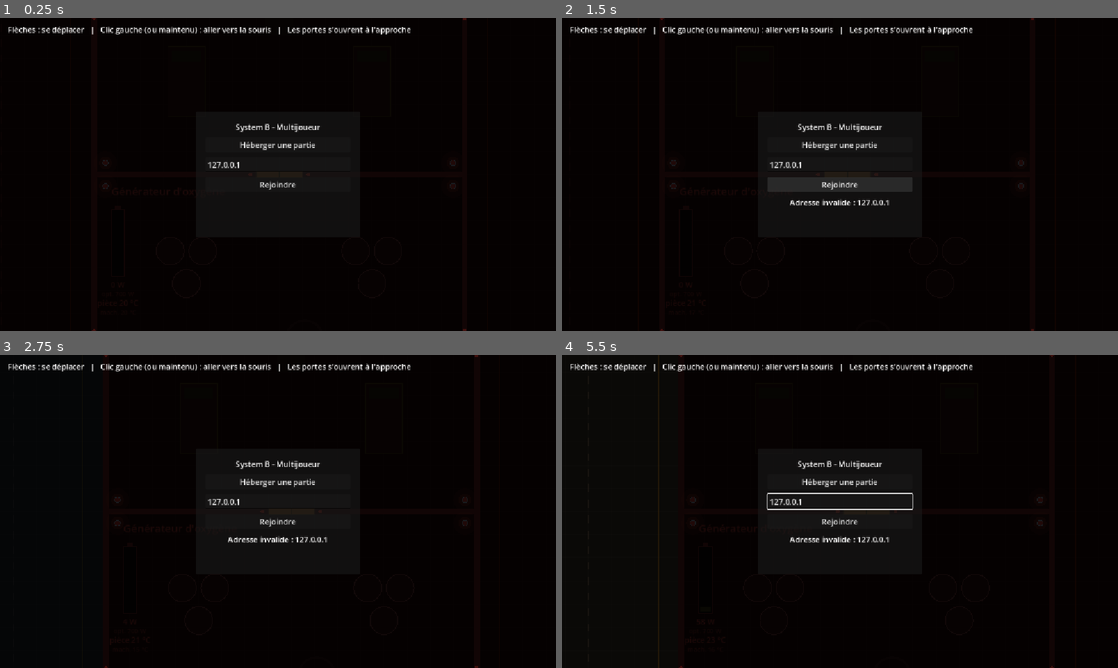
Above: before the commit, frames 1-4 (two rows, left to right).
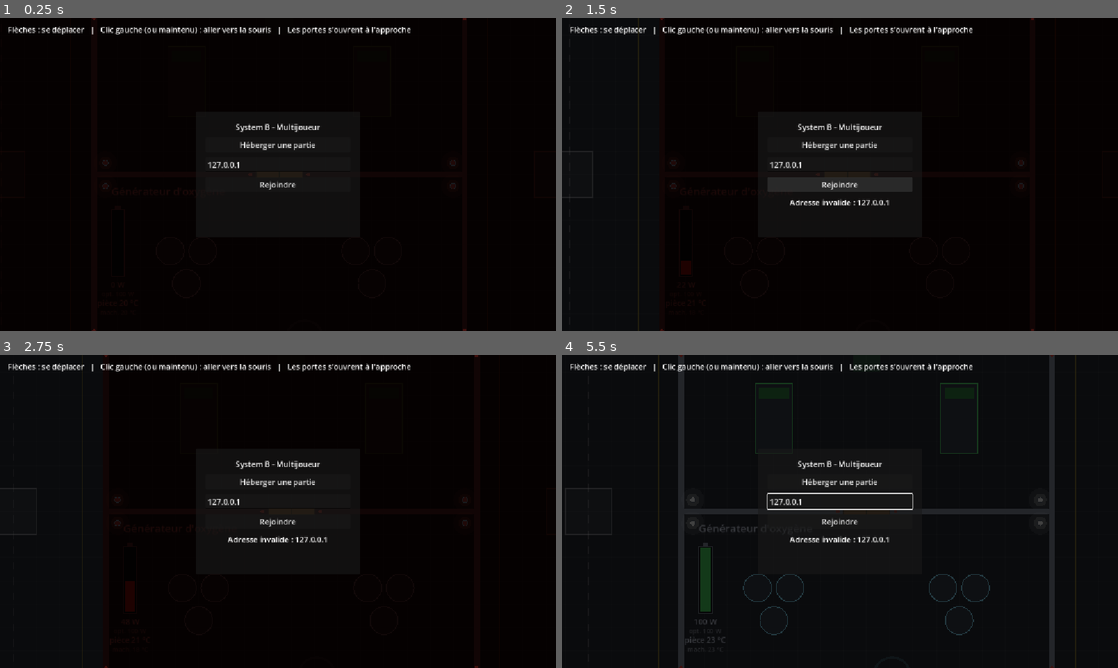
Above: after the commit, the same moments.

Repository: Astropong/System_B
Game: Godot game, scene res://main.tscn
Two runs of this game, one before a commit and one after it. Both use one fixed random seed, a clock stepped at 60 frames per second and the inputs below.
Inputs (mouse positions are in pixels of both pictures, inside the frame that each line leads up to):
- Up to frame 1 (0.25 s): no input
- Up to frame 2 (1.5 s): click "Héberger une partie" at 0.5 s; click "Rejoindre" at 1.25 s
- Up to frame 3 (2.75 s): move the mouse to (400, 495) at 2.02 s; hold Right (ui_right) from 2.03 s (still down); click (400, 495) at 2.17 s
- Up to frame 4 (5.5 s): move the mouse to (728, 527) at 2.77 s; release Right (ui_right) at 2.78 s; hold Down (ui_down) 2.78-3.53 s; click (728, 527) at 2.92 s; move the mouse to (895, 442) at 3.52 s; hold Right (ui_right) 3.53-4.28 s; click (895, 442) at 3.67 s; move the mouse to (812, 574) at 4.27 s; hold Up (ui_up) 4.28-5.03 s; click (812, 574) at 4.42 s; move the mouse to (1006, 558) at 5.02 s; hold Left (ui_left) from 5.03 s (still down); hold Space (interact, bound only after the commit) from 5.03 s (still down); click (1006, 558) at 5.17 s

The runs differ from the first frame. In frame 2, 0.4% of the frame differs, in the area x 0-24%, y 0-100%; in frame 3, 0.2%; in frame 4, 5.0%, in the area x 0-93%, y 0-100%.

Commit message:
Fenêtre de module, état aléatoire synchronisé et puissances à 100 W
- Zone d'interaction de 2 × 2 cases au centre de chaque module : Espace ou
  clic droit ouvre (et ferme) une fenêtre avec les éléments propres au module
  (bouton d'exemple pour l'instant) et ses statistiques : état, consommation,
  températures de la machine et de la pièce. Personnage immobile pendant ce temps.
- TEST : l'hôte tire au hasard l'état de chaque module à la création de la
  partie et le synchronise (Ship.send_module_states, aussi envoyé au joueur
  qui arrive).
- Consommation optimale de 100 W pour tous les modules, 10 W pour les
  couloirs ; la recharge est plafonnée à l'optimum.

Co-Authored-By: Claude Opus 5.5 <noreply@anthropic.com>

Diff:
--- a/core/network.gd
+++ b/core/network.gd
@@ -76,6 +76,7 @@
 	multiplayer.multiplayer_peer = peer
 	multiplayer.peer_connected.connect(_on_peer_connected)
 	multiplayer.peer_disconnected.connect(_on_peer_disconnected)
+	_ship.randomize_module_states()  # TEST : états aléatoires
 	return true
 
 
@@ -119,9 +120,10 @@
 func _on_peer_connected(peer_id: int) -> void:
 	print("Joueur %d connecté." % peer_id)
 	_spawn_player(peer_id)
-	# État courant envoyé au nouveau venu : vaisseau, portes et personnages
-	# (ceux-ci ne sont transmis qu'à chaque changement d'ordre).
+	# État courant envoyé au nouveau venu : vaisseau, état des modules, portes
+	# et personnages (ceux-ci ne sont transmis qu'à chaque changement d'ordre).
 	_ship.send_motion_to(peer_id)
+	_ship.send_module_states(peer_id)
 	_ship.send_door_states(peer_id)
 	for player in _crew.get_children():
 		if player is Player and player.name != str(peer_id):
--- a/main.tscn
+++ b/main.tscn
@@ -16,6 +16,7 @@
 [ext_resource type="Script" path="res://ship/modules/module_construction.gd" id="14_construction"]
 [ext_resource type="Script" path="res://ship/modules/module_tourelles.gd" id="15_tourelles"]
 [ext_resource type="Script" path="res://ship/modules/module_radar.gd" id="16_radar"]
+[ext_resource type="Script" path="res://ui/module_window.gd" id="17_module_window"]
 
 [node name="Main" type="Node2D" unique_id=1339899747]
 
@@ -103,6 +104,17 @@
 offset_top = 12.0
 text = "Flèches : se déplacer   |   Clic gauche (ou maintenu) : aller vers la souris   |   Les portes s'ouvrent à l'approche"
 
+[node name="ModuleWindow" type="Control" parent="HUD" node_paths=PackedStringArray("ship") unique_id=1765340921]
+layout_mode = 3
+anchors_preset = 15
+anchor_right = 1.0
+anchor_bottom = 1.0
+grow_horizontal = 2
+grow_vertical = 2
+mouse_filter = 2
+script = ExtResource("17_module_window")
+ship = NodePath("../../Ship")
+
 [node name="Menu" type="PanelContainer" parent="HUD" unique_id=90238282]
 unique_name_in_owner = true
 anchors_preset = 8
--- a/player/player.gd
+++ b/player/player.gd
@@ -90,6 +90,12 @@
 
 
 func _read_input() -> void:
+	# Fenêtre de module ouverte : le personnage reste immobile.
+	if ModuleWindow.is_open:
+		input_dir = Vector2.ZERO
+		has_target = false
+		return
+
 	# Souris : tant que le bouton gauche est enfoncé, la cible suit le curseur.
 	if Input.is_mouse_button_pressed(MOUSE_BUTTON_LEFT):
 		target = _global_to_parent(get_global_mouse_position())
--- a/project.godot
+++ b/project.godot
@@ -20,6 +20,15 @@
 window/stretch/mode="canvas_items"
 window/stretch/aspect="expand"
 
+[input]
+
+interact={
+"deadzone": 0.2,
+"events": [Object(InputEventKey,"resource_local_to_scene":false,"resource_name":"","device":-1,"window_id":0,"alt_pressed":false,"shift_pressed":false,"ctrl_pressed":false,"meta_pressed":false,"pressed":false,"keycode":0,"physical_keycode":32,"key_label":0,"unicode":32,"location":0,"echo":false,"script":null)
+, Object(InputEventMouseButton,"resource_local_to_scene":false,"resource_name":"","device":-1,"window_id":0,"alt_pressed":false,"shift_pressed":false,"ctrl_pressed":false,"meta_pressed":false,"button_mask":0,"position":Vector2(0, 0),"global_position":Vector2(0, 0),"factor":1.0,"button_index":2,"canceled":false,"pressed":false,"double_click":false,"script":null)
+]
+}
+
 [physics]
 
 3d/physics_engine="Jolt Physics"
--- a/ship/modules/module.gd
+++ b/ship/modules/module.gd
@@ -66,7 +66,7 @@
 const BATTERY_SIZE := Vector2(28, 140)
 const BATTERY_EMPTY_COLOR := Color(0.08, 0.09, 0.1)
 const BATTERY_OK_COLOR := Color(0.3, 0.9, 0.4)
-const BATTERY_OVERLOAD_COLOR := Color(0.95, 0.25, 0.2)
+const BATTERY_LOW_COLOR := Color(0.95, 0.25, 0.2)
 
 ## Éclairage de la salle selon l'alimentation (voir _update_lighting).
 const LIGHT_LOW_COLOR := Color(1.0, 0.3, 0.25)        # sous le minimum : rouge
@@ -84,6 +84,12 @@
 const LAMP_INSET := 24.0
 const LAMP_RADIUS := 6.0
 
+## Zone d'interaction (voir get_interaction_rect) : taille en cases et couleur.
+const INTERACTION_SIZE := Vector2(2, 2)
+const INTERACTION_COLOR := Color(1, 1, 1, 0.35)
+## Au-dessus de cet état, le module est intact ; sinon il est cassé.
+const BROKEN_THRESHOLD := 0.5
+
 ## Aménagement des salles (voir _draw_details) : meubles en aplat sombre
 ## cerclés de la couleur du type, emblème au sol en transparence.
 const FURNITURE_COLOR := Color(0.23, 0.25, 0.3)
@@ -177,6 +183,33 @@
 
 
 # --- Méthodes communes -------------------------------------------------------
+
+## Vrai si l'état du module dépasse BROKEN_THRESHOLD.
+func is_intact() -> bool:
+	return state > BROKEN_THRESHOLD
+
+
+## Zone d'interaction (px, coordonnées locales) : un joueur qui s'y trouve
+## peut ouvrir la fenêtre du module (voir ModuleWindow). Pour l'instant
+## INTERACTION_SIZE cases au centre de la salle.
+func get_interaction_rect() -> Rect2:
+	var size := INTERACTION_SIZE * CELL_SIZE
+	return Rect2((get_pixel_size() - size) / 2.0, size)
+
+
+## Remplit le centre de la fenêtre du module avec les éléments propres au
+## type. Par défaut : un bouton d'exemple. Une classe fille peut la redéfinir.
+## Les boutons ne doivent pas prendre le focus (Espace ferme la fenêtre).
+func build_interface(container: Container) -> void:
+	var button := Button.new()
+	button.text = "Bouton d'exemple : %s" % get_type_name()
+	button.focus_mode = Control.FOCUS_NONE
+	var presses := [0]
+	button.pressed.connect(func() -> void:
+		presses[0] += 1
+		button.text = "Bouton d'exemple : %s (%d)" % [get_type_name(), presses[0]])
+	container.add_child(button)
+
 
 func get_type_name() -> String:
 	return TYPE_NAMES[get_type_id()]
@@ -368,6 +401,11 @@
 	# Aménagement propre au type de module, à l'échelle réelle.
 	_draw_details(rect)
 
+	# Zone d'interaction.
+	var zone := get_interaction_rect()
+	draw_rect(zone, Color(INTERACTION_COLOR, 0.08))
+	draw_rect(zone, INTERACTION_COLOR, false, 2.0)
+
 	# Murs (avec les ouvertures des portes).
 	for line in get_wall_lines():
 		draw_line(line[0], line[1], WALL_COLOR, WALL_THICKNESS)
@@ -381,9 +419,8 @@
 		_draw_battery()
 
 
-## Jauge verticale de l'alimentation : pleine et verte à l'alimentation
-## optimale, elle vire progressivement au rouge au-delà, jusqu'au plafond
-## de recharge (PowerRules.MAX_CHARGE_RATIO).
+## Jauge verticale de l'alimentation : pleine à l'alimentation optimale (le
+## plafond de recharge), rouge sous l'alimentation minimale, verte au-dessus.
 func _draw_battery() -> void:
 	var rect := Rect2(BATTERY_POSITION, BATTERY_SIZE)
 	var ratio := get_power_ratio()
@@ -397,8 +434,7 @@
 	if fill > 0.0:
 		var inner_height := rect.size.y - 6.0
 		var h := inner_height * fill
-		var overload := clampf((ratio - 1.0) / (PowerRules.MAX_CHARGE_RATIO - 1.0), 0.0, 1.0)
-		var color := BATTERY_OK_COLOR.lerp(BATTERY_OVERLOAD_COLOR, overload)
+		var color := BATTERY_OK_COLOR if power_supplied >= get_min_power() else BATTERY_LOW_COLOR
 		draw_rect(Rect2(rect.position.x + 3, rect.end.y - 3 - h, rect.size.x - 6, h), color)
 
 	draw_rect(rect, WALL_COLOR, false, 2.0)
--- a/ship/modules/module_construction.gd
+++ b/ship/modules/module_construction.gd
@@ -11,7 +11,7 @@
 
 
 func get_ideal_power() -> float:
-	return 900.0
+	return 100.0
 
 
 func get_possible_failures() -> Array[StringName]:
--- a/ship/modules/module_couloir.gd
+++ b/ship/modules/module_couloir.gd
@@ -21,7 +21,7 @@
 
 
 func get_ideal_power() -> float:
-	return 100.0
+	return 10.0
 
 
 func get_size() -> Vector2i:
--- a/ship/modules/module_generateur.gd
+++ b/ship/modules/module_generateur.gd
@@ -11,7 +11,7 @@
 
 
 func get_ideal_power() -> float:
-	return 300.0
+	return 100.0
 
 
 func get_possible_failures() -> Array[StringName]:
--- a/ship/modules/module_infirmerie.gd
+++ b/ship/modules/module_infirmerie.gd
@@ -11,7 +11,7 @@
 
 
 func get_ideal_power() -> float:
-	return 600.0
+	return 100.0
 
 
 func get_possible_failures() -> Array[StringName]:
--- a/ship/modules/module_laboratoire.gd
+++ b/ship/modules/module_laboratoire.gd
@@ -11,7 +11,7 @@
 
 
 func get_ideal_power() -> float:
-	return 600.0
+	return 100.0
 
 
 func get_possible_failures() -> Array[StringName]:
--- a/ship/modules/module_maintenance.gd
+++ b/ship/modules/module_maintenance.gd
@@ -11,7 +11,7 @@
 
 
 func get_ideal_power() -> float:
-	return 300.0
+	return 100.0
 
 
 func get_possible_failures() -> Array[StringName]:
--- a/ship/modules/module_oxygene.gd
+++ b/ship/modules/module_oxygene.gd
@@ -11,7 +11,7 @@
 
 
 func get_ideal_power() -> float:
-	return 700.0
+	return 100.0
 
 
 func get_possible_failures() -> Array[StringName]:
--- a/ship/modules/module_pilotage.gd
+++ b/ship/modules/module_pilotage.gd
@@ -11,7 +11,7 @@
 
 
 func get_ideal_power() -> float:
-	return 800.0
+	return 100.0
 
 
 func get_possible_failures() -> Array[StringName]:
--- a/ship/modules/module_radar.gd
+++ b/ship/modules/module_radar.gd
@@ -11,7 +11,7 @@
 
 
 func get_ideal_power() -> float:
-	return 1200.0
+	return 100.0
 
 
 func get_possible_failures() -> Array[StringName]:
--- a/ship/modules/module_reacteur.gd
+++ b/ship/modules/module_reacteur.gd
@@ -11,7 +11,7 @@
 
 
 func get_ideal_power() -> float:
-	return 1500.0
+	return 100.0
 
 
 func get_possible_failures() -> Array[StringName]:
--- a/ship/modules/module_telecommunication.gd
+++ b/ship/modules/module_telecommunication.gd
@@ -11,7 +11,7 @@
 
 
 func get_ideal_power() -> float:
-	return 500.0
+	return 100.0
 
 
 func get_possible_failures() -> Array[StringName]:
--- a/ship/modules/module_tourelles.gd
+++ b/ship/modules/module_tourelles.gd
@@ -11,7 +11,7 @@
 
 
 func get_ideal_power() -> float:
-	return 1000.0
+	return 100.0
 
 
 func get_possible_failures() -> Array[StringName]:
--- a/ship/rules/power_rules.gd
+++ b/ship/rules/power_rules.gd
@@ -7,8 +7,8 @@
 ##
 ## Règles actuelles :
 ## 1. Le générateur est toujours alimenté de manière optimale.
-## 2. Tout autre module se recharge de CHARGE_SPEED W/s, jusqu'à
-##    MAX_CHARGE_RATIO × son alimentation optimale, dès qu'un module adjacent
+## 2. Tout autre module se recharge de CHARGE_SPEED W/s, jusqu'à son
+##    alimentation optimale (jamais au-delà), dès qu'un module adjacent
 ##    (relié par une porte, voir Module.neighbors) a atteint sa propre
 ##    alimentation minimale de fonctionnement (Module.get_min_power()).
 
@@ -16,8 +16,6 @@
 const UPDATE_RATE := 10.0
 ## Vitesse de recharge d'un module (W par seconde).
 const CHARGE_SPEED := 20.0
-## Plafond de recharge, en proportion de l'alimentation optimale (120 %).
-const MAX_CHARGE_RATIO := 1.2
 
 
 ## Applique les règles pour un pas de temps [param delta] (en secondes).
@@ -43,6 +41,6 @@
 		for n in m.neighbors:
 			if supplying.get(n, false):
 				has_powered_neighbor = true
-		var cap := m.get_ideal_power() * MAX_CHARGE_RATIO
+		var cap := m.get_ideal_power()
 		if has_powered_neighbor and m.power_supplied < cap:
 			m.power_supplied = minf(m.power_supplied + CHARGE_SPEED * delta, cap)
--- a/ship/ship.gd
+++ b/ship/ship.gd
@@ -129,6 +129,36 @@
 		modules[i].room_temperature = room_temperatures[i]
 	for i in mini(machine_temperatures.size(), modules.size()):
 		modules[i].machine_temperature = machine_temperatures[i]
+
+
+## TEST : tire au hasard l'état de chaque module (hôte, à la création de la
+## partie). Les joueurs qui arrivent le reçoivent par send_module_states.
+func randomize_module_states() -> void:
+	for m in get_modules():
+		m.state = randf()
+	send_module_states()
+
+
+## Envoie l'état (Module.state) de tous les modules (hôte) : à un seul joueur
+## si [param peer_id] est donné (joueur qui arrive), sinon à tous.
+## À rappeler après chaque changement d'état décidé par l'hôte.
+func send_module_states(peer_id: int = 0) -> void:
+	var states := PackedFloat32Array()
+	for m in get_modules():
+		states.append(m.state)
+	if peer_id == 0:
+		_receive_module_states.rpc(states)
+	else:
+		_receive_module_states.rpc_id(peer_id, states)
+
+
+## État des modules : rare, donc envoyé de manière fiable à chaque changement
+## plutôt qu'avec l'alimentation (10 fois par seconde).
+@rpc("authority", "call_remote", "reliable")
+func _receive_module_states(states: PackedFloat32Array) -> void:
+	var modules := get_modules()
+	for i in mini(states.size(), modules.size()):
+		modules[i].state = states[i]
 
 
 func get_modules() -> Array[Module]:
--- /dev/null
+++ b/ui/module_window.gd
@@ -0,0 +1,185 @@
+class_name ModuleWindow
+extends Control
+## Fenêtre d'un module, ouverte par le joueur local depuis la zone
+## d'interaction du module (Module.get_interaction_rect) avec l'action
+## « interact » (Espace ou clic droit), refermée par la même action.
+##
+## Au centre : les éléments propres au module (Module.build_interface).
+## Sur le côté : ses statistiques (état, consommation, températures), mises à
+## jour en continu. Tant que la fenêtre est ouverte, le personnage ne se
+## déplace pas (voir Player._read_input).
+## Une indication s'affiche en bas de l'écran quand le joueur est dans une zone.
+
+## Vrai tant qu'une fenêtre de module est ouverte (lu par le joueur local).
+static var is_open: bool = false
+
+const WINDOW_SIZE := Vector2(760, 420)
+const STATS_WIDTH := 240.0
+const TITLE_FONT_SIZE := 26
+const STAT_FONT_SIZE := 18
+const INTACT_COLOR := Color(0.4, 0.95, 0.5)
+const BROKEN_COLOR := Color(1.0, 0.35, 0.3)
+const PROMPT_TEXT := "Espace / clic droit : utiliser %s"
+const PANEL_COLOR := Color(0.09, 0.1, 0.13, 0.96)
+const PANEL_BORDER_COLOR := Color(0.55, 0.58, 0.65)
+
+@export var ship: Ship
+
+var _module: Module
+var _panel: PanelContainer
+var _title: Label
+var _content: VBoxContainer
+var _state_label: Label
+var _power_label: Label
+var _machine_label: Label
+var _room_label: Label
+var _prompt: Label
+
+
+func _ready() -> void:
+	set_anchors_preset(Control.PRESET_FULL_RECT)
+	mouse_filter = Control.MOUSE_FILTER_IGNORE
+	_build()
+	_panel.hide()
+	_prompt.hide()
+
+
+func _input(event: InputEvent) -> void:
+	if not event.is_action_pressed("interact") or event.is_echo():
+		return
+	if _module != null:
+		close()
+		get_viewport().set_input_as_handled()
+		return
+	var module := _get_module_in_reach()
+	if module != null:
+		open(module)
+		get_viewport().set_input_as_handled()
+
+
+func _process(_delta: float) -> void:
+	if _module != null:
+		_update_stats()
+		return
+	var module := _get_module_in_reach()
+	_prompt.visible = module != null
+	if module != null:
+		_prompt.text = PROMPT_TEXT % module.get_type_name()
+
+
+## Ouvre la fenêtre de [param module].
+func open(module: Module) -> void:
+	_module = module
+	is_open = true
+	_title.text = module.get_type_name()
+	for child in _content.get_children():
+		_content.remove_child(child)
+		child.queue_free()
+	module.build_interface(_content)
+	_update_stats()
+	_prompt.hide()
+	_panel.show()
+
+
+func close() -> void:
+	_module = null
+	is_open = false
+	_panel.hide()
+
+
+## Module dont la zone d'interaction contient le personnage local, ou null.
+func _get_module_in_reach() -> Module:
+	if ship == null or multiplayer.multiplayer_peer == null:
+		return null
+	var player := ship.get_node_or_null("Crew/%d" % multiplayer.get_unique_id()) as Node2D
+	if player == null:
+		return null
+	# Joueurs et modules sont tous dans le repère du vaisseau.
+	for module in ship.get_modules():
+		if module.get_interaction_rect().has_point(player.position - module.position):
+			return module
+	return null
+
+
+func _update_stats() -> void:
+	var intact := _module.is_intact()
+	_state_label.text = "Intact" if intact else "Cassé"
+	_state_label.add_theme_color_override("font_color", INTACT_COLOR if intact else BROKEN_COLOR)
+	_power_label.text = "%d W / %d W" % [roundi(_module.power_supplied), roundi(_module.get_ideal_power())]
+	_machine_label.text = "%d °C" % roundi(_module.machine_temperature)
+	_room_label.text = "%d °C" % roundi(_module.room_temperature)
+
+
+func _build() -> void:
+	_panel = PanelContainer.new()
+	_panel.custom_minimum_size = WINDOW_SIZE
+	_panel.set_anchors_and_offsets_preset(Control.PRESET_CENTER, Control.PRESET_MODE_MINSIZE)
+	_panel.grow_horizontal = Control.GROW_DIRECTION_BOTH
+	_panel.grow_vertical = Control.GROW_DIRECTION_BOTH
+	var style := StyleBoxFlat.new()
+	style.bg_color = PANEL_COLOR
+	style.border_color = PANEL_BORDER_COLOR
+	style.set_border_width_all(2)
+	style.set_corner_radius_all(6)
+	_panel.add_theme_stylebox_override("panel", style)
+	add_child(_panel)
+
+	var margin := MarginContainer.new()
+	for side in ["left", "top", "right", "bottom"]:
+		margin.add_theme_constant_override("margin_" + side, 20)
+	_panel.add_child(margin)
+
+	var columns := HBoxContainer.new()
+	columns.add_theme_constant_override("separation", 20)
+	margin.add_child(columns)
+
+	# Centre : titre et éléments propres au module.
+	var main := VBoxContainer.new()
+	main.size_flags_horizontal = Control.SIZE_EXPAND_FILL
+	main.add_theme_constant_override("separation", 16)
+	columns.add_child(main)
+	_title = Label.new()
+	_title.add_theme_font_size_override("font_size", TITLE_FONT_SIZE)
+	_title.horizontal_alignment = HORIZONTAL_ALIGNMENT_CENTER
+	main.add_child(_title)
+	main.add_child(HSeparator.new())
+	_content = VBoxContainer.new()
+	_content.size_flags_vertical = Control.SIZE_EXPAND_FILL
+	_content.alignment = BoxContainer.ALIGNMENT_CENTER
+	main.add_child(_content)
+
+	columns.add_child(VSeparator.new())
+
+	# Côté : statistiques.
+	var stats := VBoxContainer.new()
+	stats.custom_minimum_size.x = STATS_WIDTH
+	stats.add_theme_constant_override("separation", 6)
+	columns.add_child(stats)
+	_state_label = _add_stat(stats, "État")
+	_power_label = _add_stat(stats, "Consommation")
+	_machine_label = _add_stat(stats, "Température de la machine")
+	_room_label = _add_stat(stats, "Température de la pièce")
+
+	# Indication en bas de l'écran.
+	_prompt = Label.new()
+	_prompt.set_anchors_and_offsets_preset(Control.PRESET_CENTER_BOTTOM)
+	_prompt.grow_horizontal = Control.GROW_DIRECTION_BOTH
+	_prompt.grow_vertical = Control.GROW_DIRECTION_BEGIN
+	_prompt.offset_bottom = -24
+	_prompt.horizontal_alignment = HORIZONTAL_ALIGNMENT_CENTER
+	_prompt.add_theme_font_size_override("font_size", STAT_FONT_SIZE)
+	add_child(_prompt)
+
+
+## Ajoute à [param parent] une statistique (titre grisé puis valeur) ;
+## renvoie le libellé de la valeur.
+func _add_stat(parent: Container, title: String) -> Label:
+	var caption := Label.new()
+	caption.text = title
+	caption.modulate = Color(1, 1, 1, 0.6)
+	parent.add_child(caption)
+	var value := Label.new()
+	value.add_theme_font_size_override("font_size", STAT_FONT_SIZE)
+	parent.add_child(value)
+	parent.add_child(Control.new())  # petit espace
+	return value
Not shown, added: ui/module_window.gd.uid
Not shown, changed: CLAUDE.md
